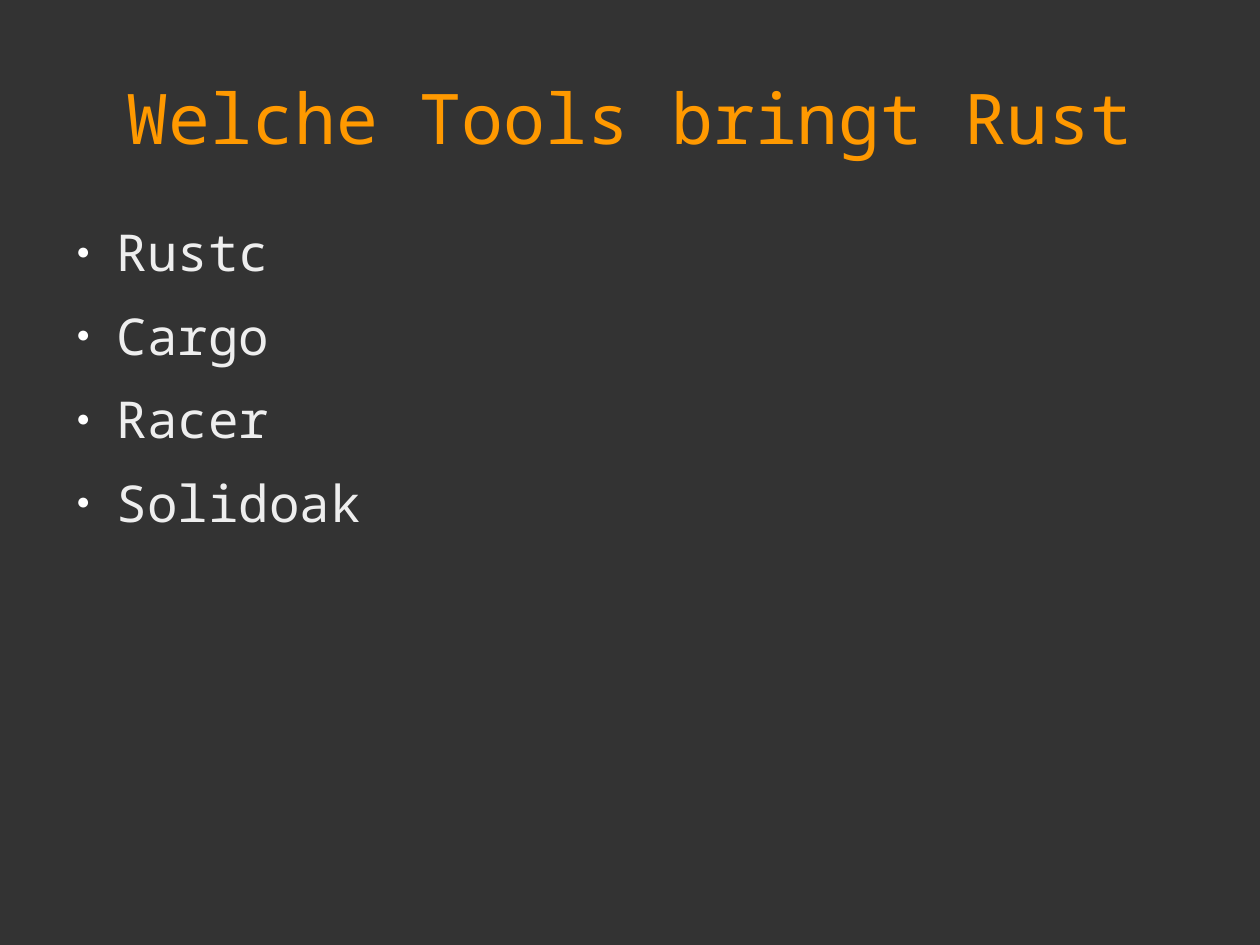
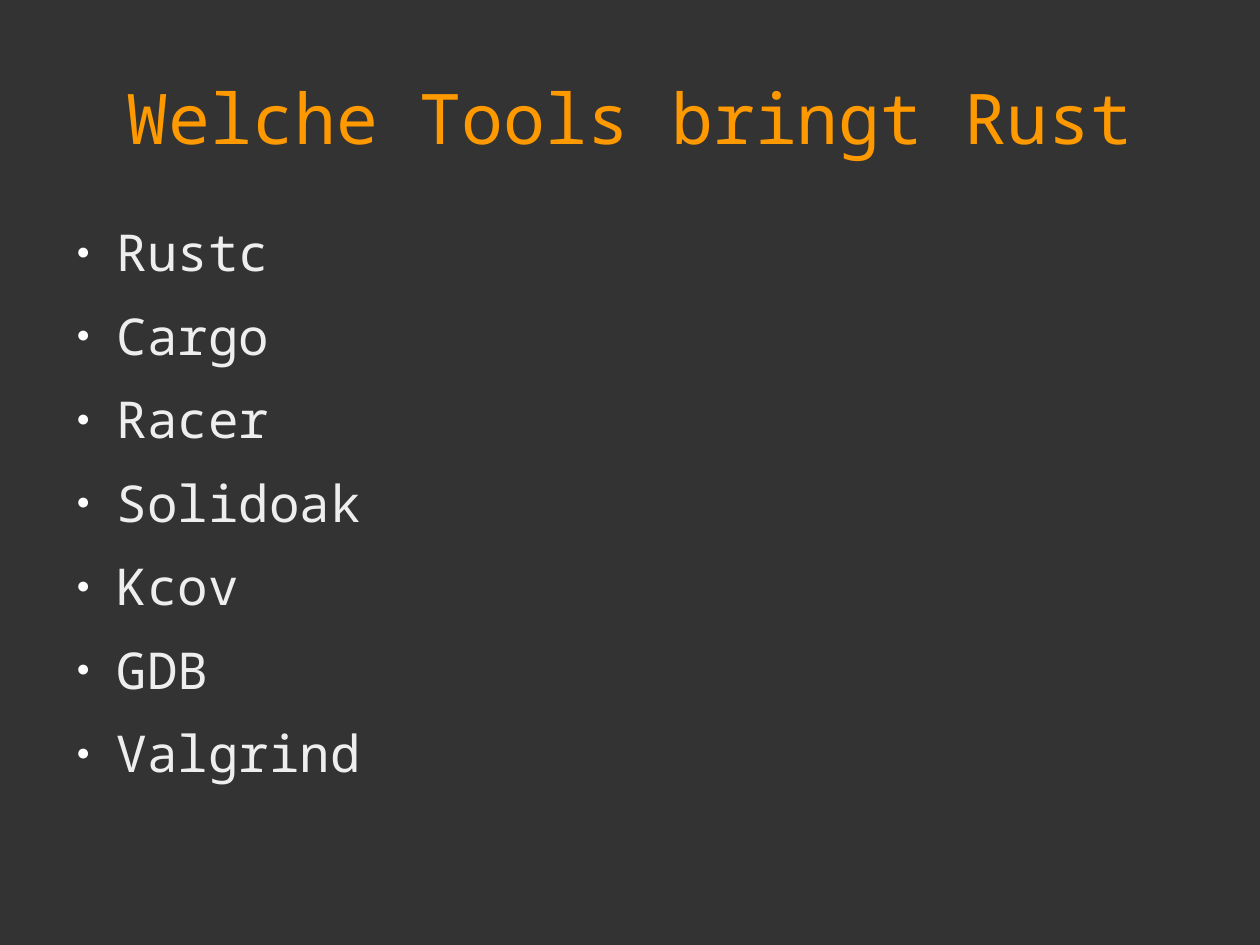
Before and after one commit to sphinxc0re/Web-Development-mit-Rust, a slide deck: slide 11 of slides.odp. Drawn at 1260x945 pixels with LibreOffice and Linux fonts; fonts in the diff are those of the drawing. Boxes give left, top, right and bottom in pixels: in the first picture for what was removed or moved away, otherwise in the second. Text is boxed around its words. In the diff, an @@ line names an element or a change of style, - is before the commit and + after.

Commit message:
Updated slides

```diff
--- a/slides.odp
+++ b/slides.odp
@@ text at <box>117,568,361,785</box>: paragraphs added @@
+● Kcov
+● GDB
+● Valgrind
```
Also in this commit, not shown: 1 other slide changed, 1 slide added, 1 slide removed.
